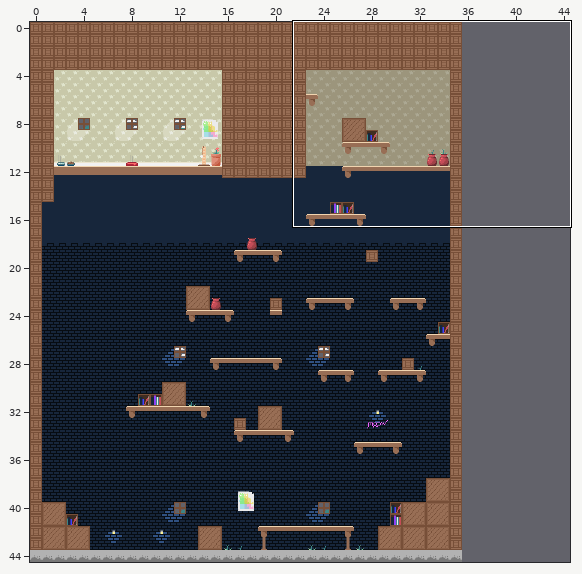
Tiled map, stored at assets/test_map3.tmx. Above, an overview of the earlier version with the close-up marked.
Close-up. Before the commit:
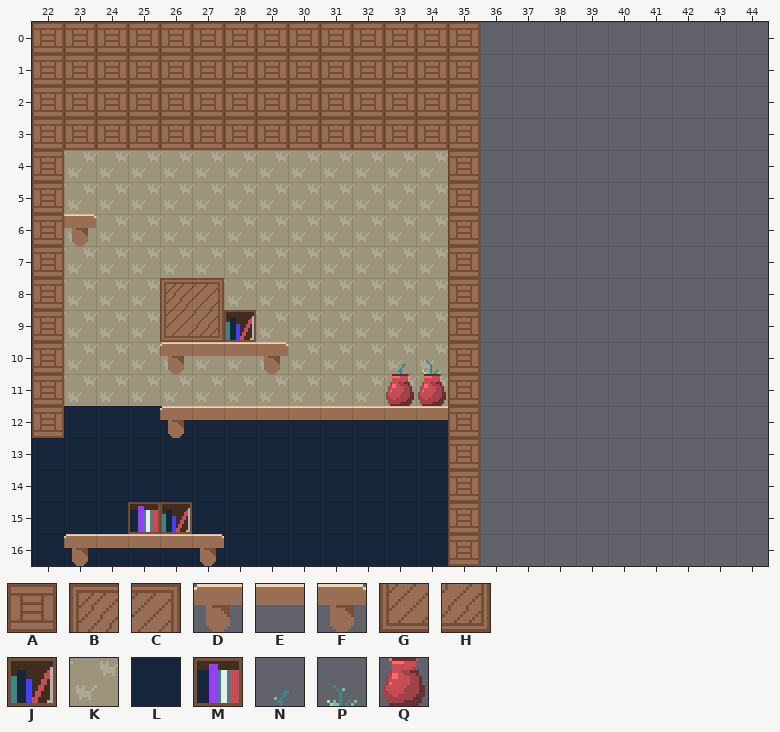
Cells are 16x16 px. Shown: x 22..44, y 0..16. The commit also changed other parts of the map, which this record leaves out. The old version is drawn lined up with the new one.
Key: from "test_tileset": A 0, B 1, C 2, D 3, E 4, F 5, G 17, H 18, J 32, K 42, L 43, M 48, N 65, P 66, Q 81.
_ is an empty cell, # one hidden under a higher layer.
Layers that did not change in this view are not listed.
Layer "Background1" before, first column x 22:
 0 _______________________
 1 _______________________
 2 _______________________
 3 ##############_________
 4 #KKKKKKKKKKKK#_________
 5 #KKKKKKKKKKKK#_________
 6 #KKKKKKKKKKKK#_________
 7 #KKKKKKKKKKKK#_________
 8 #KKK##KKKKKKK#_________
 9 #KKK###KKKKKK#_________
10 #KKKKKKKKKKKK#_________
11 #KKKKKKKKKKKK#_________
12 #LLLLLLLLLLLL#_________
13 LLLLLLLLLLLLL#_________
14 LLLLLLLLLLLLL#_________
15 LLL##LLLLLLLL#_________
16 LLLLLLLLLLLLL#_________
Layer "Background2" before, first column x 22:
 0 AAAAAAAAAAAAAA_________
 1 AAAAAAAAAAAAAA_________
 2 AAAAAAAAAAAAAA_________
 3 _______________________
 4 _______________________
 5 _______________________
 6 _______________________
 7 _______________________
 8 _______________________
 9 _______________________
10 ___________NP__________
11 _______________________
12 _______________________
13 _______________________
14 _______________________
15 _______________________
16 _______________________
Layer "Collision" before, first column x 22:
 0 _______________________
 1 _______________________
 2 _______________________
 3 AAAAAAAAAAAAAA_________
 4 _____________A_________
 5 _____________A_________
 6 AF___________A_________
 7 A____________A_________
 8 A___BC_______A_________
 9 A___GHJ______A_________
10 A___DEEF_____A_________
11 A__________QQA_________
12 A___DEEEEEEEEA_________
13 _____________A_________
14 _____________A_________
15 ___MJ________A_________
16 _DEEEF_______A_________
After the commit:
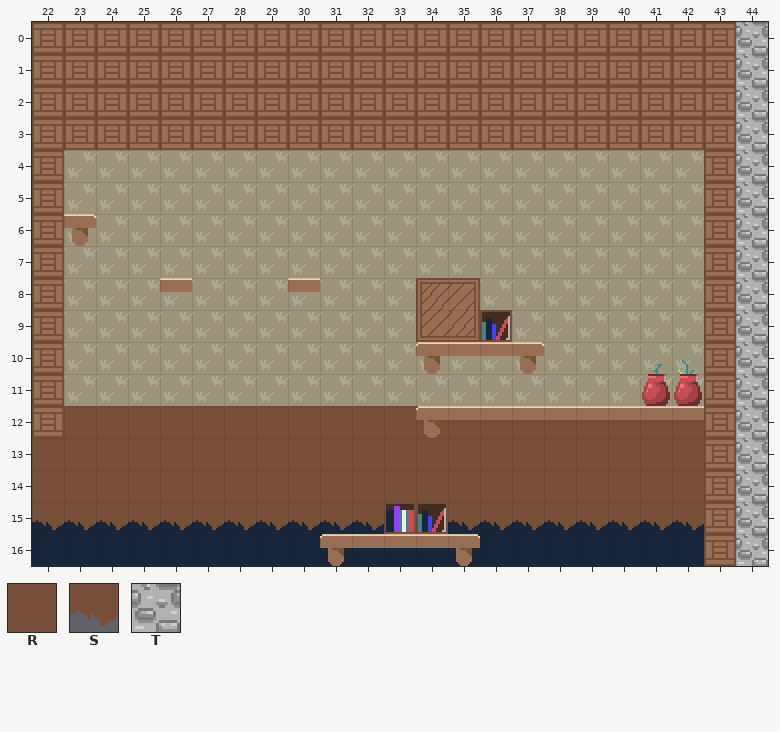
Further tiles: from "test_tileset": R 8, S 24, T 60.
The edit:
Changed rows in their new state; . is an unchanged cell.
map size 36x45 -> 45x45 cells
Layer "Background1":
first column x 22:
 4 .............KKKKKKKK
 5 .............KKKKKKKK
 6 .............KKKKKKKK
 7 .............KKKKKKKK
 8 ..............KKKKKKK
 9 ...............KKKKKK
10 .............KKKKKKKK
11 .............KKKKKKKK
12 .RRRRRRRRRRRRRRRRRRRR
13 RRRRRRRRRRRRRRRRRRRRR
14 RRRRRRRRRRRRRRRRRRRRR
15 .............LLLLLLLL
16 .............LLLLLLLL
Layer "Background2":
first column x 36:
 0 AAAAAAAAT
 1 AAAAAAAAT
 2 AAAAAAAAT
first column x 26:
 8 E...E............
10 .......__......NP
first column x 22:
15 SSSSSSSSSSS..SSSSSSSS
Layer "Collision":
first column x 23:
 3 .............AAAAAAAAT
 4 ............_.......AT
 5 ............_.......AT
 6 ............_.......AT
 7 ............_.......AT
 8 ...__......BC.......AT
 9 ...___.....GHJ......AT
10 ...____....DEEF.....AT
11 ..........___.....QQAT
12 ...________DEEEEEEEEAT
13 ............_.......AT
14 ............_.......AT
15 ..__......MJ_.......AT
16 _____...DEEEF.......AT
Changed places in both close-ups, as pixel boxes (x1, y1, x2, y2):
changed: (32, 22, 768, 566)
